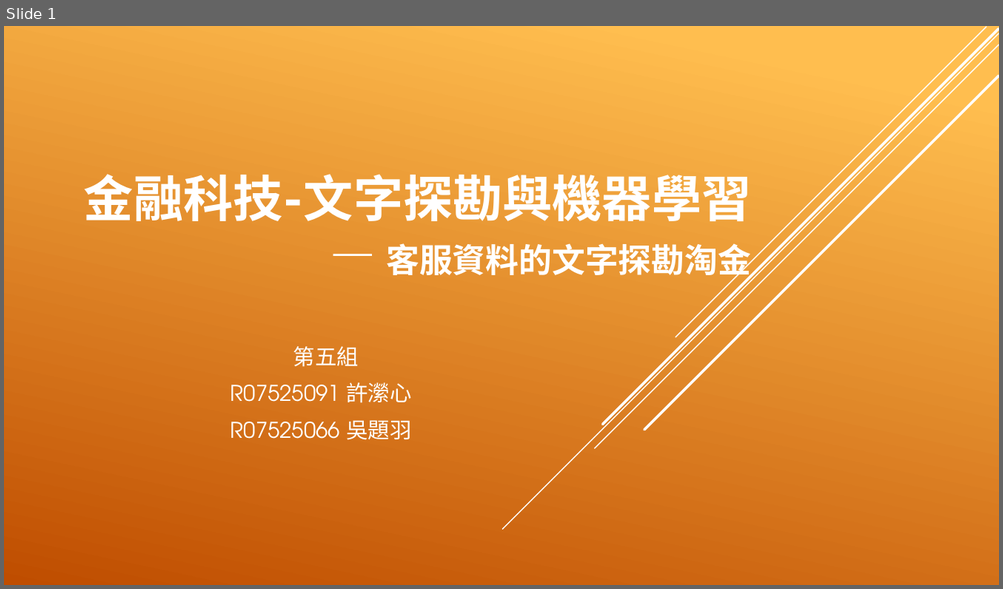
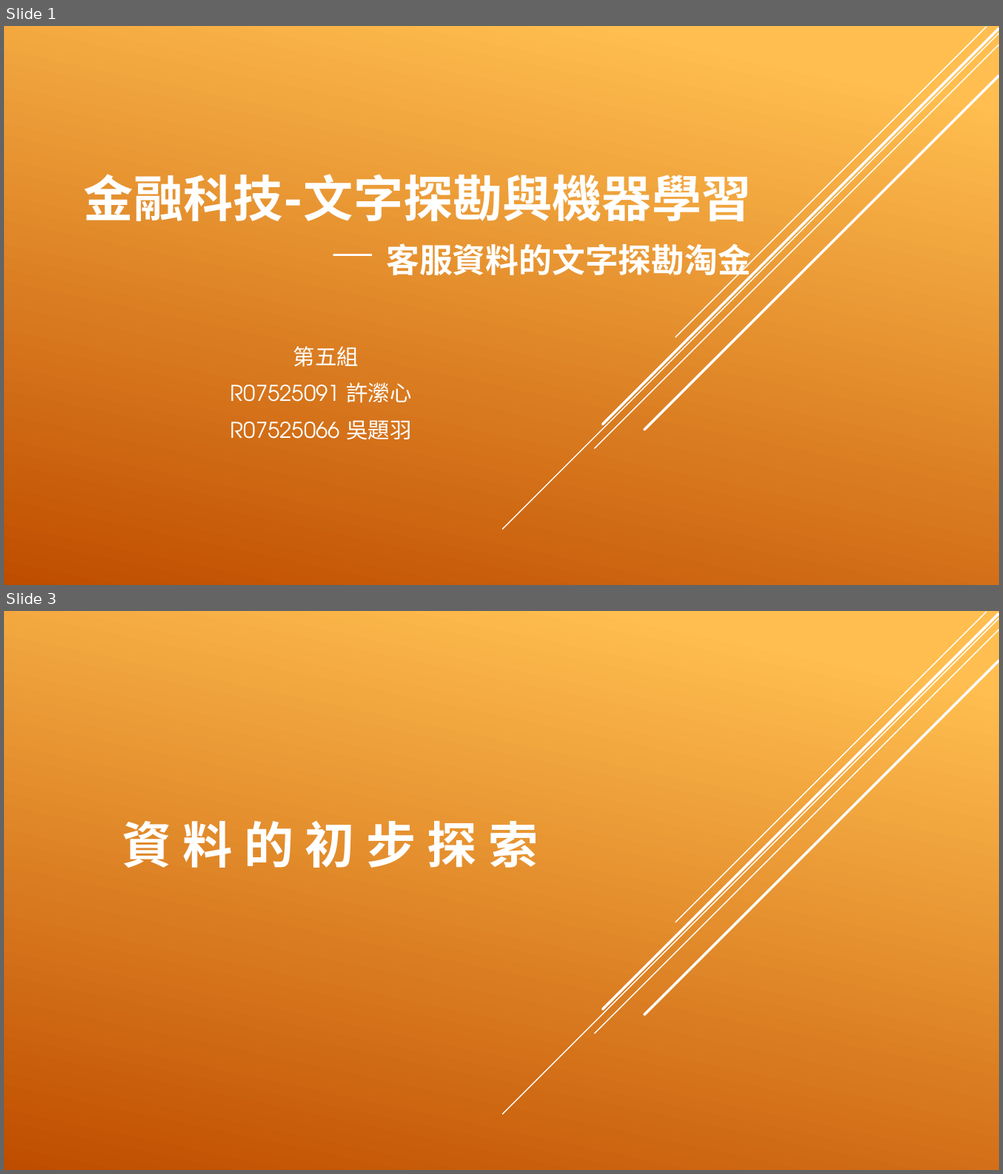
Before and after one commit to EvaXunHsu/Fintech-Course, a slide deck: Final/金融科技-文字探勘與機器學習.pptx. Shown one above the other, each under a label of ours: slide 1 before the commit, slides 1 and 3 after it; the slides between them are not shown. The pictures are 1003x589 and 1003x1174 pixels, drawn with LibreOffice and Linux fonts; fonts in the diff are those of the drawing. Boxes give left, top, right and bottom in pixels: in the first picture for what was removed or moved away, otherwise in the second. Text is boxed around its words. In the diff, an @@ line names an element or a change of style, - is before the commit and + after.

```diff
--- a/Final/金融科技-文字探勘與機器學習.pptx
+++ b/Final/金融科技-文字探勘與機器學習.pptx
@@ slide 3 added at [4, 611, 999, 1170], background gradient #FFBF50 to #C04D00; not listed: 5 template elements that a slide beside it also shows @@
@@ title added at [122, 820, 538, 868], 48 pt, text #FFFFFF, bold @@
+資 料 的 初 步 探 索
```
Also in this commit, not shown: 16 slides changed, 2 other slides added, 3 slides removed, 24 other files.
